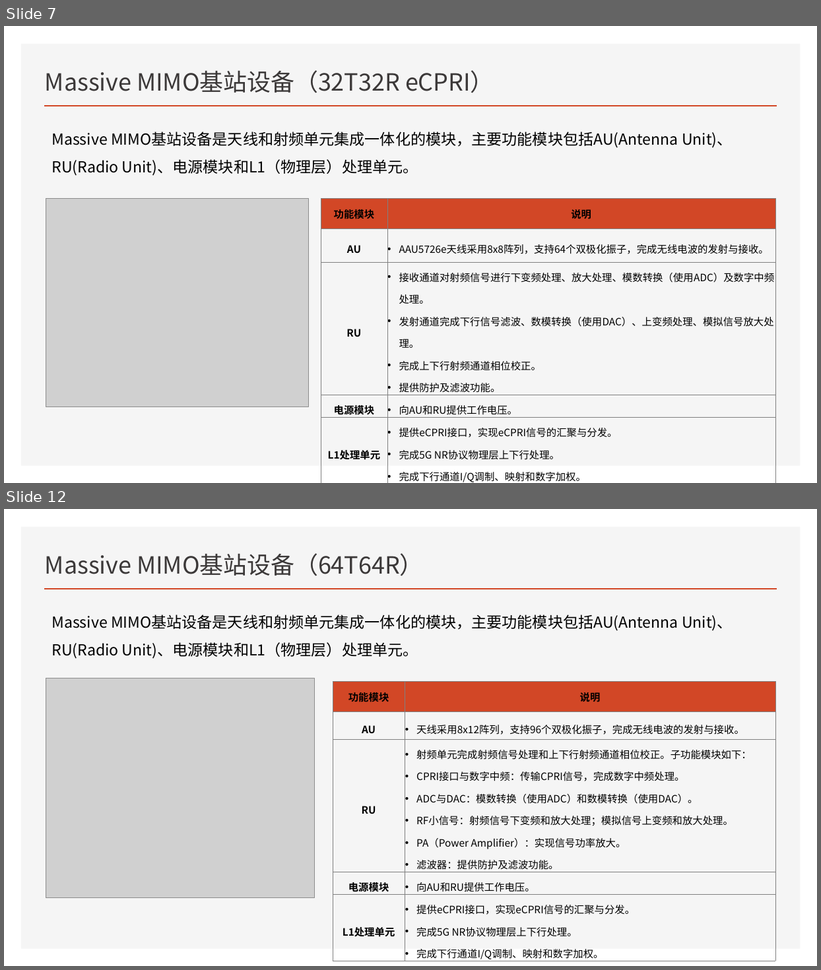
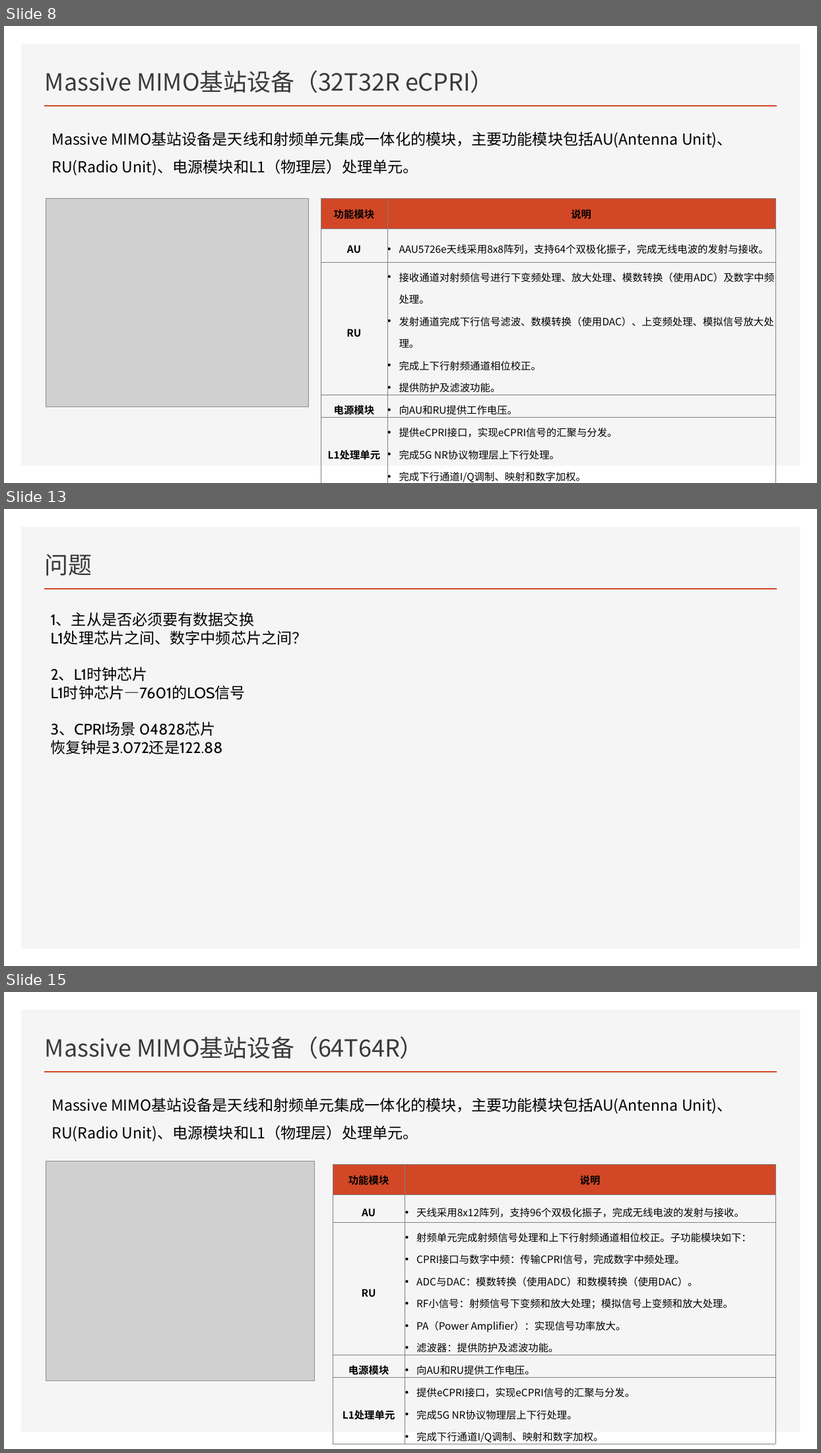
Before and after one commit to eliuwei/eliuwei.github.io, a slide deck: HARDWARE/06 时钟/Massive MIMO基站设备时钟方案.pptx. Shown one above the other, each under a label of ours: slides 7 and 12 before the commit, slides 8, 13 and 15 after it; the slides between them are not shown. The pictures are 821x970 and 821x1453 pixels, drawn with LibreOffice and Linux fonts; fonts in the diff are those of the drawing; grey boxes stand for pictures. Boxes give left, top, right and bottom in pixels: in the first picture for what was removed or moved away, otherwise in the second. Text is boxed around its words. In the diff, an @@ line names an element or a change of style, - is before the commit and + after.

```diff
--- a/HARDWARE/06 时钟/Massive MIMO基站设备时钟方案.pptx
+++ b/HARDWARE/06 时钟/Massive MIMO基站设备时钟方案.pptx
@@ slide 13 added at [4, 509, 817, 966], background #FFFFFF; not listed: 2 template elements that a slide beside it also shows @@
@@ title added at [45, 554, 92, 576], 28 pt, text #3B3838 @@
+问题
@@ text added at [51, 612, 308, 755], 18 pt, text #000000 @@
+1、主从是否必须要有数据交换
+L1处理芯片之间、数字中频芯片之间？
+2、L1时钟芯片
+L1时钟芯片—7601的LOS信号
+3、CPRI场景 04828芯片
+恢复钟是3.072还是122.88
@@ what was slide 7 is now slide 8 @@
@@ what was slide 12 is now slide 15 @@
```
Also in this commit, not shown: 8 slides changed, 3 other slides added, 1 slide removed, 1 other file.
